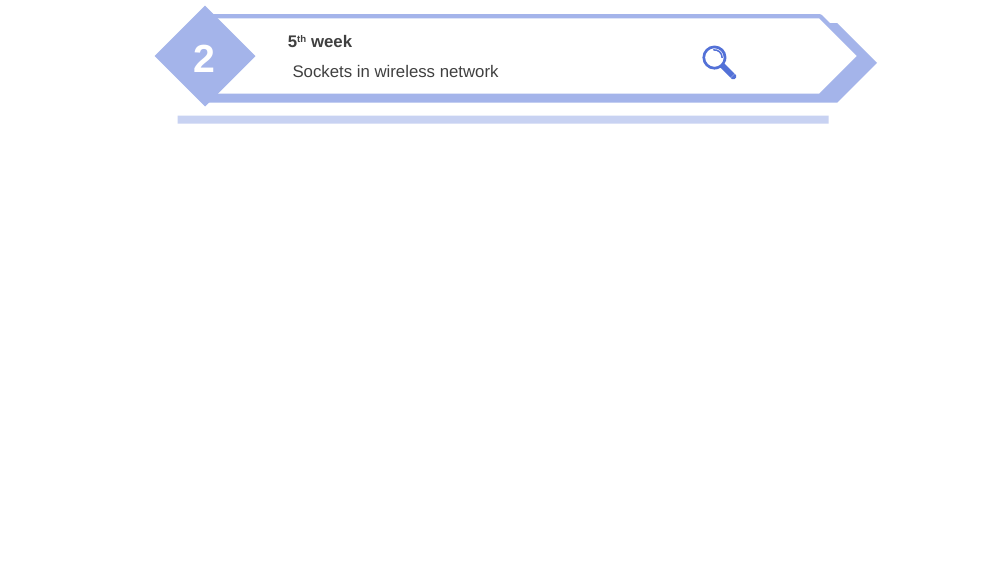
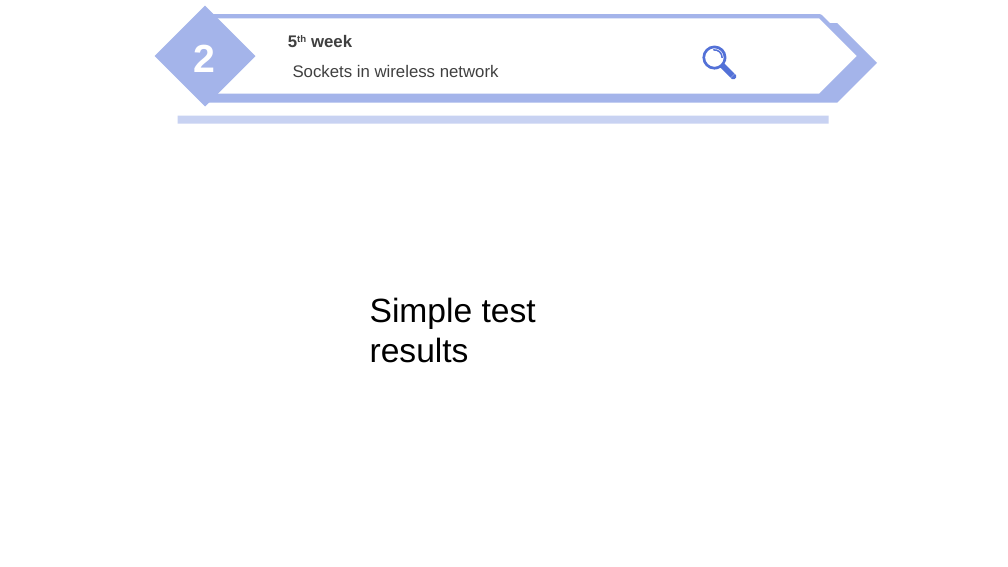
Before and after one commit to nicesick/Prototyping-Delay-Aware-V2X-Safe-Communications, a slide deck: slide 27 of presentation/presentation_2.pptx (slide 24 before the commit). Drawn at 1008x567 pixels with LibreOffice and Linux fonts; fonts in the diff are those of the drawing; background and template pictures are left out. Boxes give left, top, right and bottom in pixels: in the first picture for what was removed or moved away, otherwise in the second. Text is boxed around its words. In the diff, an @@ line names an element or a change of style, - is before the commit and + after.

```diff
--- a/presentation/presentation_2.pptx
+++ b/presentation/presentation_2.pptx
@@ text added at box(370, 297, 536, 363), 24 pt, text #000000 @@
+Simple test results
```
Also in this commit, not shown: 2 other slides changed, 4 slides added, 2 slides removed.
